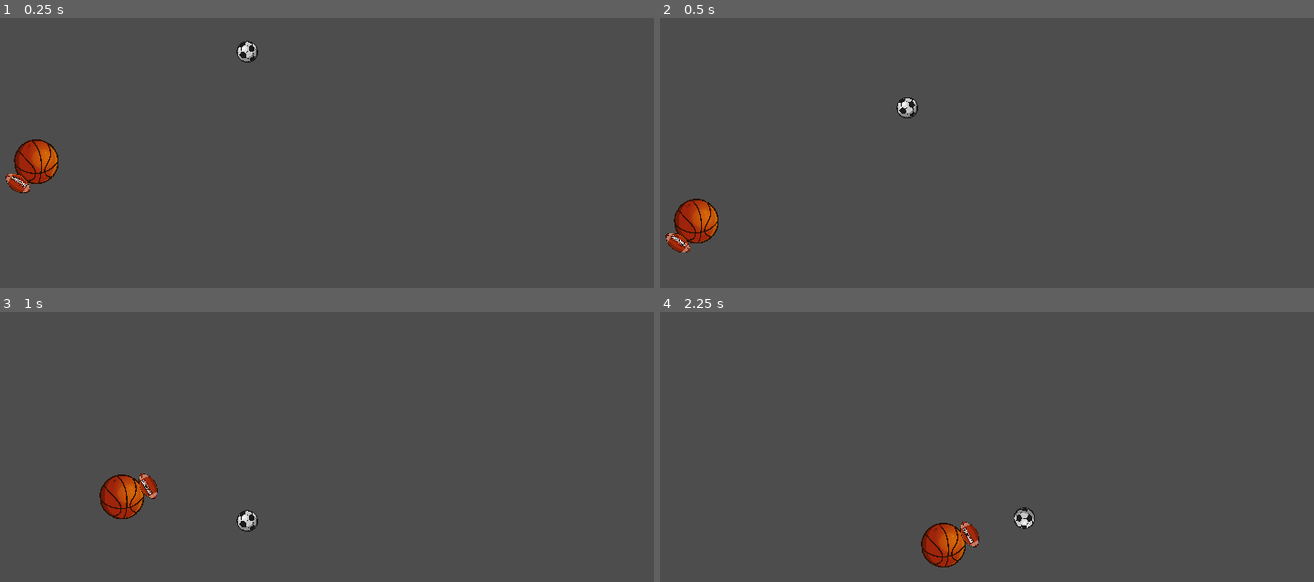
Above: before the commit, frames 1-4 (two rows, left to right).
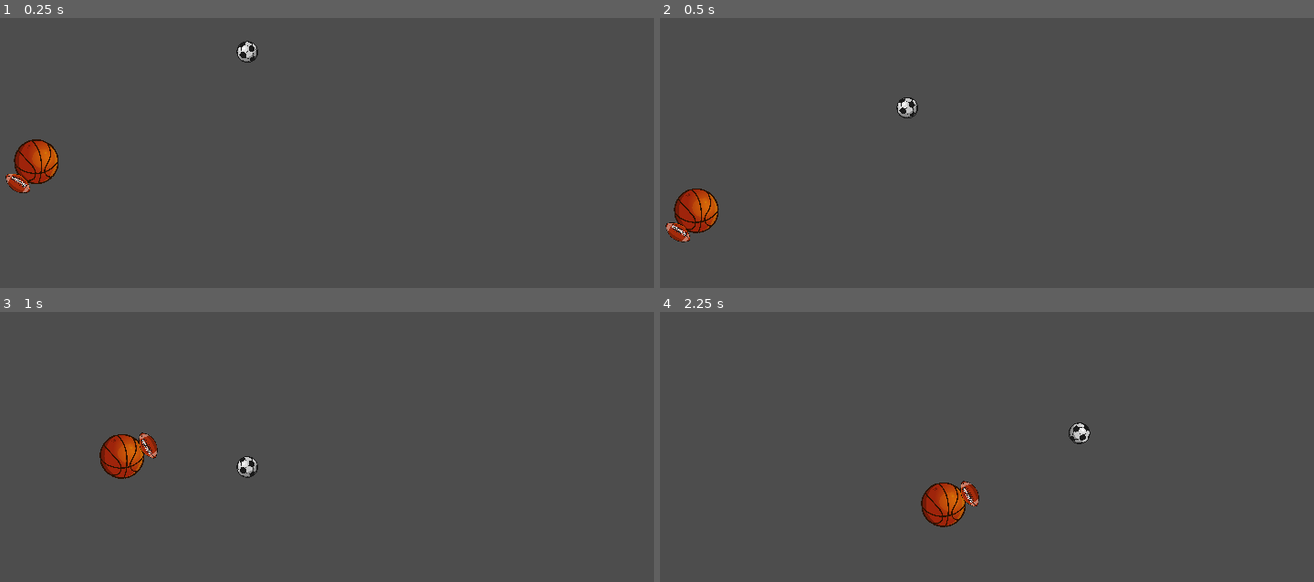
Above: after the commit, the same moments.

Repository: kwjay/BroHeadFootball
Game: Godot game, scene res://main.tscn
The game is run twice, just before and just after one commit, with the same random seed, the same clock (stepped at 60 frames per second) and the same inputs.
Inputs:
- Up to frame 1 (0.25 s): no input
- Up to frame 2 (0.5 s): no input
- Up to frame 3 (1 s): hold D (right) from 0.53 s (still down); hold Space (kick) from 0.53 s (still down); tap W (jump) at 0.77 s
- Up to frame 4 (2.25 s): release Space (kick) at 1.28 s; tap Space (kick) at 1.35 s; tap W (jump) at 1.52 s; release D (right) at 2.03 s; hold A (left) from 2.03 s (still down); hold Space (kick) from 2.03 s (still down)

Frame 1 is identical in both runs. In frame 2, 1.1% of the frame differs, in the area x 0-10%, y 63-87%; in frame 3, 2.5%, in the area x 15-40%, y 44-82%; in frame 4, 2.5%.

Commit message:
Set Stadium Collider

Diff:
--- a/main.tscn
+++ b/main.tscn
@@ -1,19 +1,8 @@
-[gd_scene load_steps=7 format=3 uid="uid://xqk8ympye4bm"]
+[gd_scene load_steps=4 format=3 uid="uid://xqk8ympye4bm"]
 
 [ext_resource type="PackedScene" uid="uid://bj7ne4gk2vm3s" path="res://player.tscn" id="3_idkvo"]
 [ext_resource type="PackedScene" uid="uid://rkoyv5puf1ae" path="res://football.tscn" id="3_ix164"]
-
-[sub_resource type="RectangleShape2D" id="RectangleShape2D_tfsv7"]
-size = Vector2(1170, 100)
-
-[sub_resource type="RectangleShape2D" id="RectangleShape2D_pn3pc"]
-size = Vector2(143, 609.5)
-
-[sub_resource type="RectangleShape2D" id="RectangleShape2D_4emr7"]
-size = Vector2(135.75, 609.5)
-
-[sub_resource type="RectangleShape2D" id="RectangleShape2D_mxb5f"]
-size = Vector2(1239, 129.5)
+[ext_resource type="PackedScene" uid="uid://dlk70oa00mj0p" path="res://stadium.tscn" id="3_twgj0"]
 
 [node name="Main" type="Node2D"]
 
@@ -24,21 +13,5 @@
 [node name="Body" parent="." instance=ExtResource("3_ix164")]
 position = Vector2(510, 211)
 
-[node name="Stadium" type="StaticBody2D" parent="."]
-position = Vector2(532, 595)
-
-[node name="Ground" type="CollisionShape2D" parent="Stadium"]
-position = Vector2(46, 40)
-shape = SubResource("RectangleShape2D_tfsv7")
-
-[node name="LeftWall" type="CollisionShape2D" parent="Stadium"]
-position = Vector2(-604.5, -297.25)
-shape = SubResource("RectangleShape2D_pn3pc")
-
-[node name="RightWall" type="CollisionShape2D" parent="Stadium"]
-position = Vector2(689.125, -295.25)
-shape = SubResource("RectangleShape2D_4emr7")
-
-[node name="Sky" type="CollisionShape2D" parent="Stadium"]
-position = Vector2(41.5, -661.25)
-shape = SubResource("RectangleShape2D_mxb5f")
+[node name="Stadium" parent="." instance=ExtResource("3_twgj0")]
+position = Vector2(-2, -5)
--- /dev/null
+++ b/stadium.tscn
@@ -0,0 +1,43 @@
+[gd_scene load_steps=5 format=3 uid="uid://dlk70oa00mj0p"]
+
+[sub_resource type="PhysicsMaterial" id="PhysicsMaterial_6i4u0"]
+
+[sub_resource type="RectangleShape2D" id="RectangleShape2D_nbd8s"]
+size = Vector2(1281, 78)
+
+[sub_resource type="RectangleShape2D" id="RectangleShape2D_5bfc4"]
+size = Vector2(64, 526)
+
+[sub_resource type="RectangleShape2D" id="RectangleShape2D_ttip5"]
+size = Vector2(1281, 70)
+
+[node name="Stadium" type="Node2D"]
+
+[node name="Ground" type="StaticBody2D" parent="."]
+collision_layer = 5
+collision_mask = 0
+physics_material_override = SubResource("PhysicsMaterial_6i4u0")
+
+[node name="GoundCollider" type="CollisionShape2D" parent="Ground"]
+position = Vector2(576.5, 565)
+shape = SubResource("RectangleShape2D_nbd8s")
+
+[node name="Walls" type="StaticBody2D" parent="."]
+collision_layer = 5
+collision_mask = 0
+
+[node name="RightCollider" type="CollisionShape2D" parent="Walls"]
+position = Vector2(1185, 263)
+shape = SubResource("RectangleShape2D_5bfc4")
+
+[node name="LeftCollider" type="CollisionShape2D" parent="Walls"]
+position = Vector2(-32, 262)
+shape = SubResource("RectangleShape2D_5bfc4")
+
+[node name="Sky" type="StaticBody2D" parent="."]
+collision_layer = 5
+collision_mask = 0
+
+[node name="UpperCollider" type="CollisionShape2D" parent="Sky"]
+position = Vector2(576.5, -35)
+shape = SubResource("RectangleShape2D_ttip5")
